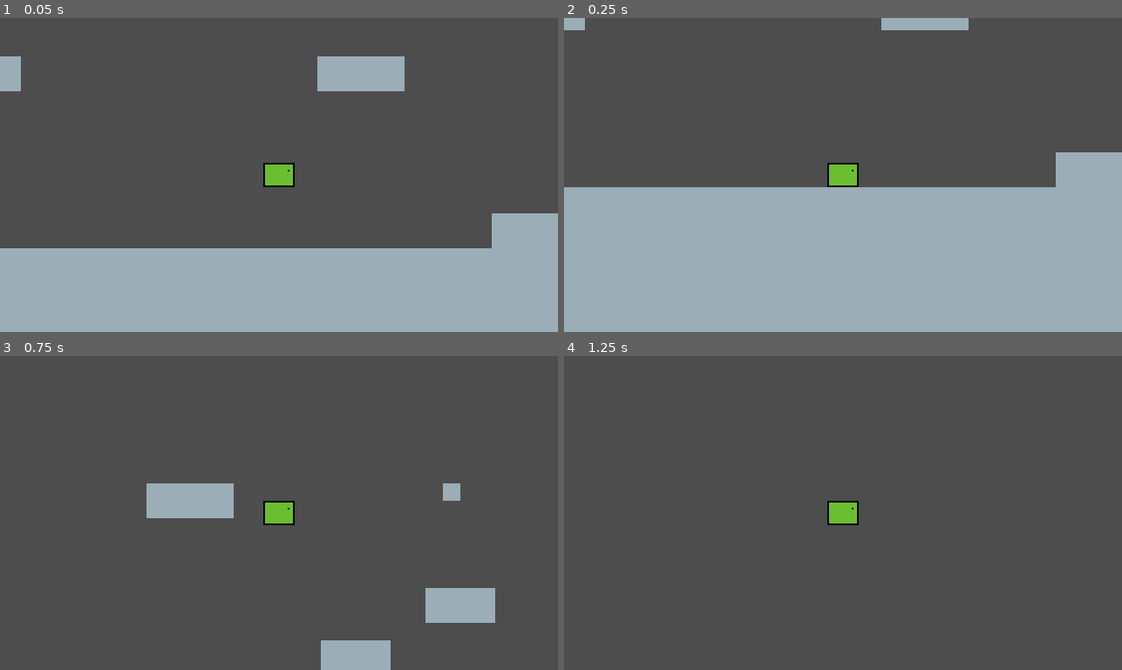
Above: before the commit, frames 1-4 (two rows, left to right).
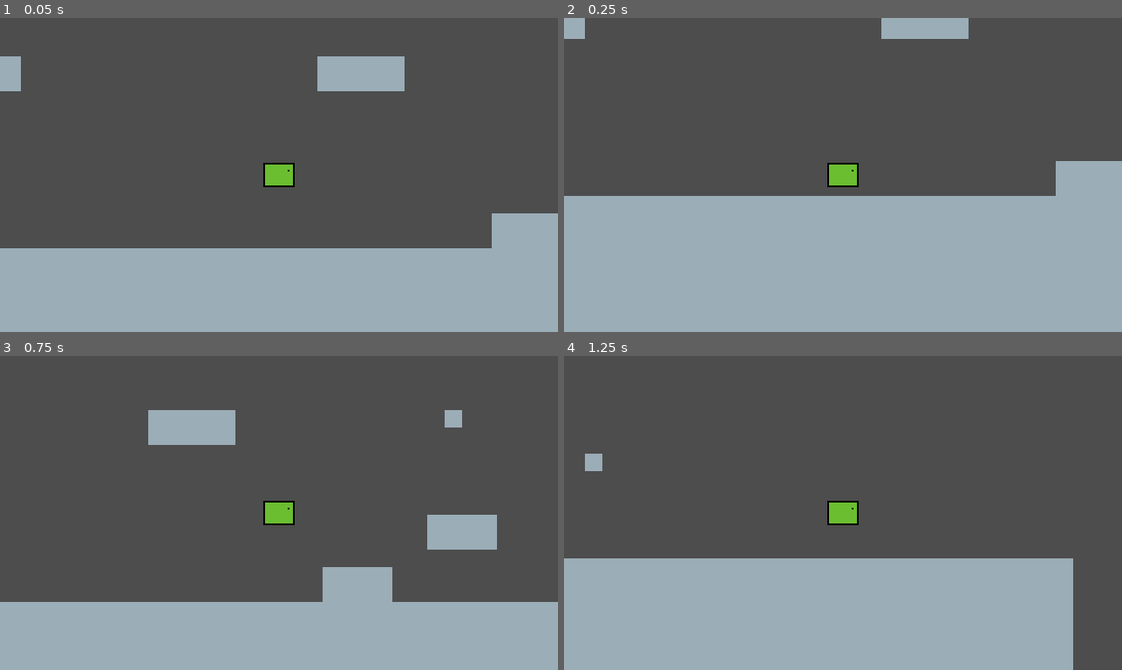
Above: after the commit, the same moments.

Repository: DaPizzaGod/Exotica
Game: Godot game, scene res://stages/prototype/level.tscn
The game is run twice, just before and just after one commit, with the same random seed, the same clock (stepped at 60 frames per second) and the same inputs.
Inputs:
- Up to frame 1 (0.05 s): no input
- Up to frame 2 (0.25 s): no input
- Up to frame 3 (0.75 s): hold D (right) from 0.53 s (still down); tap W (jump) at 0.6 s
- Up to frame 4 (1.25 s): keep holding D (right); tap W (jump) at 0.77, 1.07 s

Frame 1 is identical in both runs. In frame 2, 3.3% of the frame differs, in the area x 0-100%, y 3-57%; in frame 3, 27%; in frame 4, 33%, in the area x 0-92%, y 31-100%.

Commit message:
renamed var

Diff:
--- a/entities/prototype/player/idle.gd
+++ b/entities/prototype/player/idle.gd
@@ -10,7 +10,7 @@
 func enter() -> void:
 	#parent.momentum_x = move_toward(parent.velocity.x, 0.0, deceleration)
 	var tween := create_tween()
-	tween.tween_property(parent, "momentum_x", 0, 0.2)
+	tween.tween_property(parent, "momentum_x", 0, 0.1)
 
 func check_input(_event: InputEvent) -> State:
 	if Input.is_action_just_pressed("jump") and parent.is_on_floor():
--- a/entities/prototype/player/move.gd
+++ b/entities/prototype/player/move.gd
@@ -4,9 +4,10 @@
 @export var jump: State
 @export var fall: State
 
-@export var max_speed: float
-@export var acceleration: float
+@export var ground_max_speed: float
+@export var ground_acceleration: float
 var movement: float
+
 func check_input(_event: InputEvent) -> State:
 	if Input.is_action_just_pressed("jump") and parent.is_on_floor():
 		return jump
@@ -16,10 +17,10 @@
 	parent.velocity.y += gravity * delta
 
 	if Input.is_action_pressed("right"):
-		movement = min(movement + acceleration, max_speed)
+		movement = min(movement + ground_acceleration, ground_max_speed)
 
 	elif Input.is_action_pressed("left"):
-		movement = max(movement - acceleration, -max_speed)
+		movement = max(movement - ground_acceleration, -ground_max_speed)
 
 	else:
 		movement = 0
@@ -29,6 +30,7 @@
 		parent.sprite.flip_h = movement < 0
 
 
+
 	parent.momentum_x = movement
 
 
--- a/entities/prototype/player/player.tscn
+++ b/entities/prototype/player/player.tscn
@@ -37,8 +37,8 @@
 idle = NodePath("../Idle")
 jump = NodePath("../Jump")
 fall = NodePath("../Fall")
-max_speed = 350.0
-acceleration = 20.0
+ground_max_speed = 350.0
+ground_acceleration = 15.0
 metadata/_custom_type_script = "uid://d1kimhp5gr6wj"
 
 [node name="Jump" type="Node" parent="StateMachine" unique_id=1640686531 node_paths=PackedStringArray("move", "idle", "fall")]
@@ -46,7 +46,7 @@
 move = NodePath("../Move")
 idle = NodePath("../Idle")
 fall = NodePath("../Fall")
-jump_force = 400.0
+jump_force = 200.0
 air_movement_speed = 400.0
 
 [node name="Fall" type="Node" parent="StateMachine" unique_id=1610922397 node_paths=PackedStringArray("move", "idle")]
--- a/entities/prototype/player/state.gd
+++ b/entities/prototype/player/state.gd
@@ -3,7 +3,7 @@
 
 
 
-var gravity:= 900
+var gravity:= 600
 
 
 var parent: CharacterBody2D
